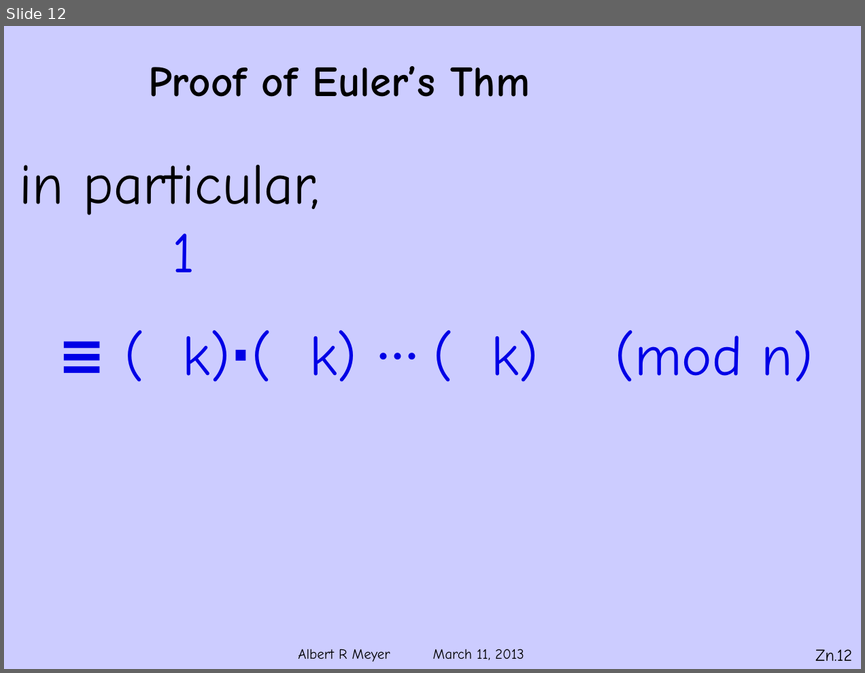
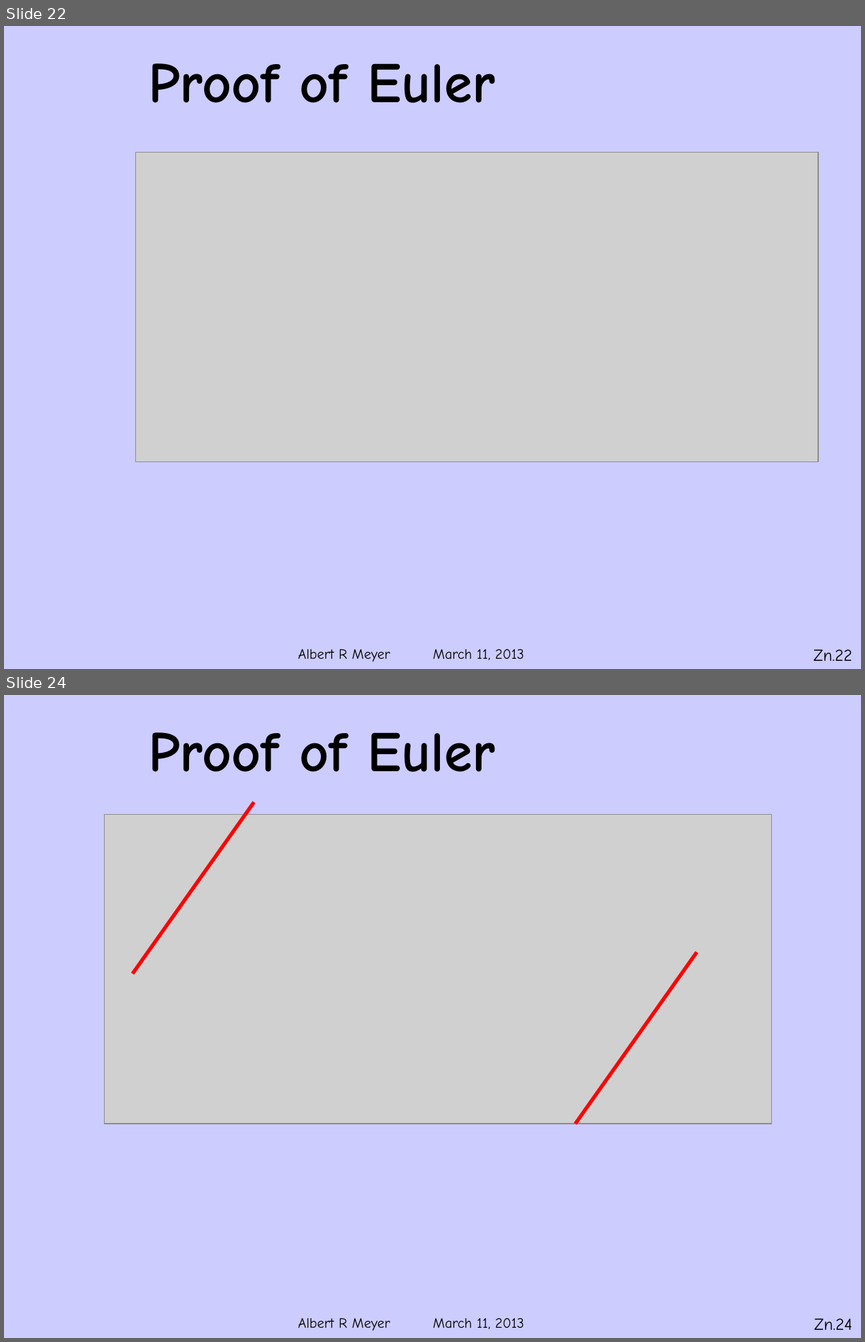
Before and after one commit to armeyer/mcs_web, a slide deck: spring13/slides13/Zmodn.pptx. Shown one above the other, each under a label of ours: slide 12 before the commit, slides 22 and 24 after it; the slides between them are not shown. The pictures are 865x673 and 865x1342 pixels, drawn with LibreOffice and Linux fonts; fonts in the diff are those of the drawing; grey boxes stand for pictures; background and template pictures are left out. Boxes give left, top, right and bottom in pixels: in the first picture for what was removed or moved away, otherwise in the second. Text is boxed around its words. In the diff, an @@ line names an element or a change of style, - is before the commit and + after.

```diff
--- a/spring13/slides13/Zmodn.pptx
+++ b/spring13/slides13/Zmodn.pptx
@@ slide 24 added at <box>4,695,861,1338</box>, background #CCCCFF; not listed: 1 template element that a slide beside it also shows @@
@@ title added at <box>148,732,495,772</box>, 48 pt, text #000000, bold @@
+Proof of Euler
@@ picture added at <box>104,815,771,1123</box> @@
@@ line added from (133, 974) to (254, 802), #FF0000 3 pt @@
@@ line added from (575, 1123) to (696, 952), #FF0000 3 pt @@
@@ page number added at <box>814,1318,852,1329</box>, 14 pt, text #000000 @@
+Zn.24
@@ what was slide 12 is now slide 22 @@
@@ slide 22 changed as well @@
@@ title at <box>148,63,495,103</box>: text changed; size 36 to 48 pt @@
-Proof of Euler’s Thm
+Proof of Euler
@@ text removed at <box>20,165,813,382</box> @@
-in particular,
-1
-≡ ( k)⋅( k) ∙∙∙ ( k) (mod n)
@@ picture added at <box>135,152,818,461</box> @@
@@ page number at <box>813,649,852,660</box>: text changed @@
-Zn.12
+Zn.22
```
Also in this commit, not shown: 6 other slides changed, 18 other slides added, 7 slides removed.
